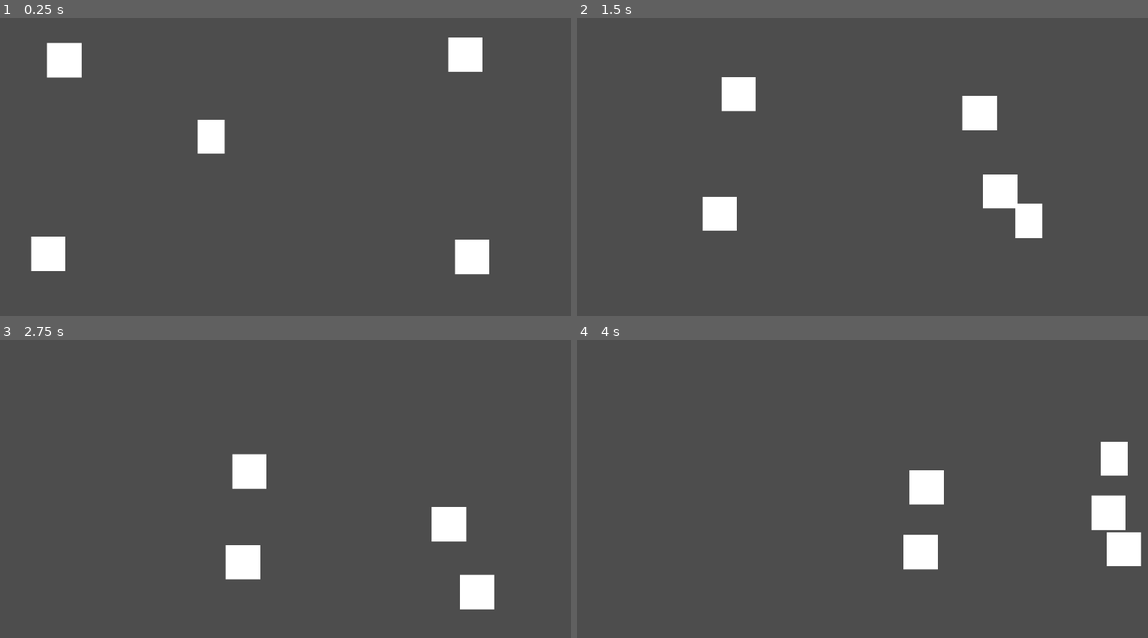
Above: before the commit, frames 1-4 (two rows, left to right).
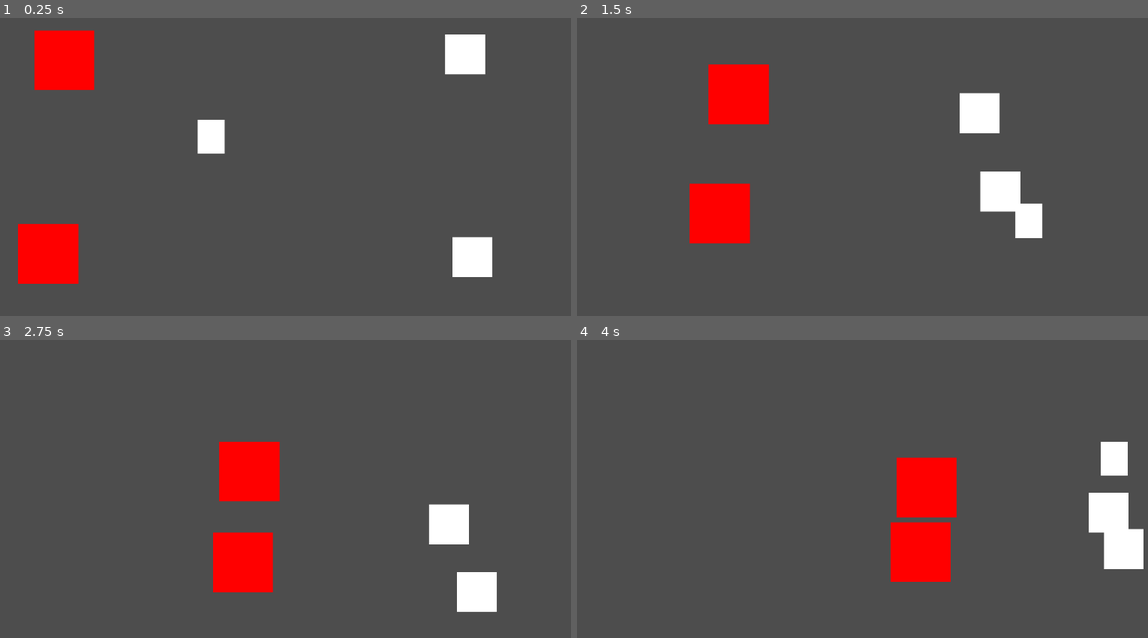
Above: after the commit, the same moments.

Repository: MaulIshak/gamedev-tv
Game: Godot game, scene res://scenes/test_enemy.tscn
Two runs of this game, one before a commit and one after it. Both use one fixed random seed, a clock stepped at 60 frames per second and the inputs below. The project has no main scene, so this scene is started directly.
Inputs:
- Up to frame 1 (0.25 s): no input
- Up to frame 2 (1.5 s): hold D (move_right) 0.53-1.28 s; tap Shift (dash) at 0.6, 1.35 s; hold S (move_down) from 1.28 s (still down)
- Up to frame 3 (2.75 s): release S (move_down) at 2.03 s; hold D (move_right) from 2.03 s (still down); tap Shift (dash) at 2.1 s
- Up to frame 4 (4 s): release D (move_right) at 2.78 s; hold W (move_up) 2.78-3.53 s; tap Shift (dash) at 2.85, 3.6 s; hold A (move_left) from 3.53 s (still down)

The runs differ from the first frame. In frame 1, 4.8% of the frame differs, in the area x 3-87%, y 4-90%; in frame 2, 4.8%, in the area x 19-78%, y 15-76%; in frame 3, 4.8%; in frame 4, 4.7%.

Commit message:
Add enemy stats variation

Diff:
--- a/scenes/enemy.tscn
+++ b/scenes/enemy.tscn
@@ -7,6 +7,8 @@
 
 [sub_resource type="GradientTexture2D" id="GradientTexture2D_7p1mj"]
 gradient = SubResource("Gradient_8tegq")
+width = 32
+height = 32
 
 [sub_resource type="CircleShape2D" id="CircleShape2D_md0e3"]
 
@@ -21,7 +23,6 @@
 
 [node name="Sprite2D" type="Sprite2D" parent="." unique_id=1409098986]
 position = Vector2(-9.536743e-07, -9.536743e-07)
-scale = Vector2(0.4296875, 0.4296875)
 texture = SubResource("GradientTexture2D_7p1mj")
 
 [node name="CollisionShape2D" type="CollisionShape2D" parent="." unique_id=1431132142]
--- a/scenes/test_enemy.tscn
+++ b/scenes/test_enemy.tscn
@@ -2,6 +2,8 @@
 
 [ext_resource type="PackedScene" uid="uid://d3wolfpiilsy3" path="res://scenes/enemy.tscn" id="1_mkyue"]
 [ext_resource type="PackedScene" uid="uid://di8j8t6em21jy" path="res://scenes/player.tscn" id="2_fpxyv"]
+[ext_resource type="Resource" uid="uid://ex4ebo8ntf64" path="res://scripts/enemy/resources/elite_enemy.tres" id="2_lkcdx"]
+[ext_resource type="Resource" uid="uid://cduh4ye2x118y" path="res://scripts/enemy/resources/normal_enemy.tres" id="3_8c00y"]
 
 [sub_resource type="NavigationPolygon" id="NavigationPolygon_mkyue"]
 vertices = PackedVector2Array(488.89844, -9.03125, 486.09375, 278.0703, -14.9609375, 281.92188, -14.03125, -10.9609375)
@@ -13,18 +15,22 @@
 [node name="Enemy" parent="." unique_id=1789478902 node_paths=PackedStringArray("movement_target") instance=ExtResource("1_mkyue")]
 position = Vector2(60, 57)
 movement_target = NodePath("../Player")
+enemy_stats = ExtResource("2_lkcdx")
 
 [node name="Enemy2" parent="." unique_id=615081074 node_paths=PackedStringArray("movement_target") instance=ExtResource("1_mkyue")]
 position = Vector2(48, 229)
 movement_target = NodePath("../Player")
+enemy_stats = ExtResource("2_lkcdx")
 
 [node name="Enemy3" parent="." unique_id=773345463 node_paths=PackedStringArray("movement_target") instance=ExtResource("1_mkyue")]
 position = Vector2(409, 55)
 movement_target = NodePath("../Player")
+enemy_stats = ExtResource("3_8c00y")
 
 [node name="Enemy4" parent="." unique_id=493839598 node_paths=PackedStringArray("movement_target") instance=ExtResource("1_mkyue")]
 position = Vector2(414, 229)
 movement_target = NodePath("../Player")
+enemy_stats = ExtResource("3_8c00y")
 
 [node name="Player" parent="." unique_id=2047568749 instance=ExtResource("2_fpxyv")]
 position = Vector2(191, 130)
--- /dev/null
+++ b/scripts/enemy/enemt_stats.gd
@@ -0,0 +1,9 @@
+class_name EnemyStats extends Resource
+
+@export var health: int = 3
+@export var damage: int = 1
+@export var attack_cooldown: float = .5
+@export var movement_speed_multiplier: float = 1.0
+@export var texture: Texture2D
+@export var sprite_scale: Vector2 = Vector2.ONE
+@export var hitbox_radius: float = 13.0
--- a/scripts/enemy/enemy.gd
+++ b/scripts/enemy/enemy.gd
@@ -17,13 +17,15 @@
 var nav_link_end_position: Vector2
 
 @export_group("Enemy Stats")
-@export var health: int = 3
-@export var damage: int = 1
-@export var attack_cooldown: float = .5
+var health: int = 3
+var damage: int = 1
+var attack_cooldown: float = .5
+@export var enemy_stats: EnemyStats
+@onready var attack_timer: Timer = $AttackTimer
 
-@onready var attack_timer: Timer = $AttackTimer
 var player_in_range: Player = null
-@onready var hitbox_area: Area2D = $Hitbox
+@onready var hitbox_area: CollisionShape2D = $Hitbox/CollisionShape2D
+@onready var sprite: Sprite2D = $Sprite2D
 
 func _ready():
     # Connect signals
@@ -46,6 +48,14 @@
     # hitbox_area.body_entered.connect(_on_hitbox_body_entered)
     # hitbox_area.body_exited.connect(_on_hitbox_body_exited)
     attack_timer.timeout.connect(_on_attack_timer_timeout)
+
+    # Setup stats
+    health = enemy_stats.health
+    damage = enemy_stats.damage
+    sprite.texture = enemy_stats.texture
+    sprite.scale = enemy_stats.sprite_scale
+    hitbox_area.shape.radius = enemy_stats.hitbox_radius
+    attack_timer.wait_time = enemy_stats.attack_cooldown
 
 
 func _physics_process(delta):
--- /dev/null
+++ b/scripts/enemy/resources/elite_enemy.tres
@@ -0,0 +1,19 @@
+[gd_resource type="Resource" script_class="EnemyStats" format=3 uid="uid://ex4ebo8ntf64"]
+
+[ext_resource type="Script" uid="uid://bqor8j4mj21im" path="res://scripts/enemy/enemt_stats.gd" id="1_l81rb"]
+
+[sub_resource type="Gradient" id="Gradient_l81rb"]
+colors = PackedColorArray(1, 0, 0, 1, 1, 0, 0, 1)
+
+[sub_resource type="GradientTexture2D" id="GradientTexture2D_w40u2"]
+gradient = SubResource("Gradient_l81rb")
+width = 48
+height = 48
+
+[resource]
+script = ExtResource("1_l81rb")
+health = 10
+damage = 5
+texture = SubResource("GradientTexture2D_w40u2")
+hitbox_radius = 18.0
+metadata/_custom_type_script = "uid://bqor8j4mj21im"
--- /dev/null
+++ b/scripts/enemy/resources/normal_enemy.tres
@@ -0,0 +1,16 @@
+[gd_resource type="Resource" script_class="EnemyStats" format=3 uid="uid://cduh4ye2x118y"]
+
+[ext_resource type="Script" uid="uid://bqor8j4mj21im" path="res://scripts/enemy/enemt_stats.gd" id="1_kl67j"]
+
+[sub_resource type="Gradient" id="Gradient_kl67j"]
+colors = PackedColorArray(1, 1, 1, 1, 1, 1, 1, 1)
+
+[sub_resource type="GradientTexture2D" id="GradientTexture2D_7x1wj"]
+gradient = SubResource("Gradient_kl67j")
+width = 32
+height = 32
+
+[resource]
+script = ExtResource("1_kl67j")
+texture = SubResource("GradientTexture2D_7x1wj")
+metadata/_custom_type_script = "uid://bqor8j4mj21im"
--- /dev/null
+++ b/scripts/enemy/resources/small_enemy.tres
@@ -0,0 +1,7 @@
+[gd_resource type="Resource" script_class="EnemyStats" format=3 uid="uid://o5rcjqg7r3qh"]
+
+[ext_resource type="Script" uid="uid://bqor8j4mj21im" path="res://scripts/enemy/enemt_stats.gd" id="1_es6kt"]
+
+[resource]
+script = ExtResource("1_es6kt")
+metadata/_custom_type_script = "uid://bqor8j4mj21im"
Not shown, added: scripts/enemy/enemt_stats.gd.uid
